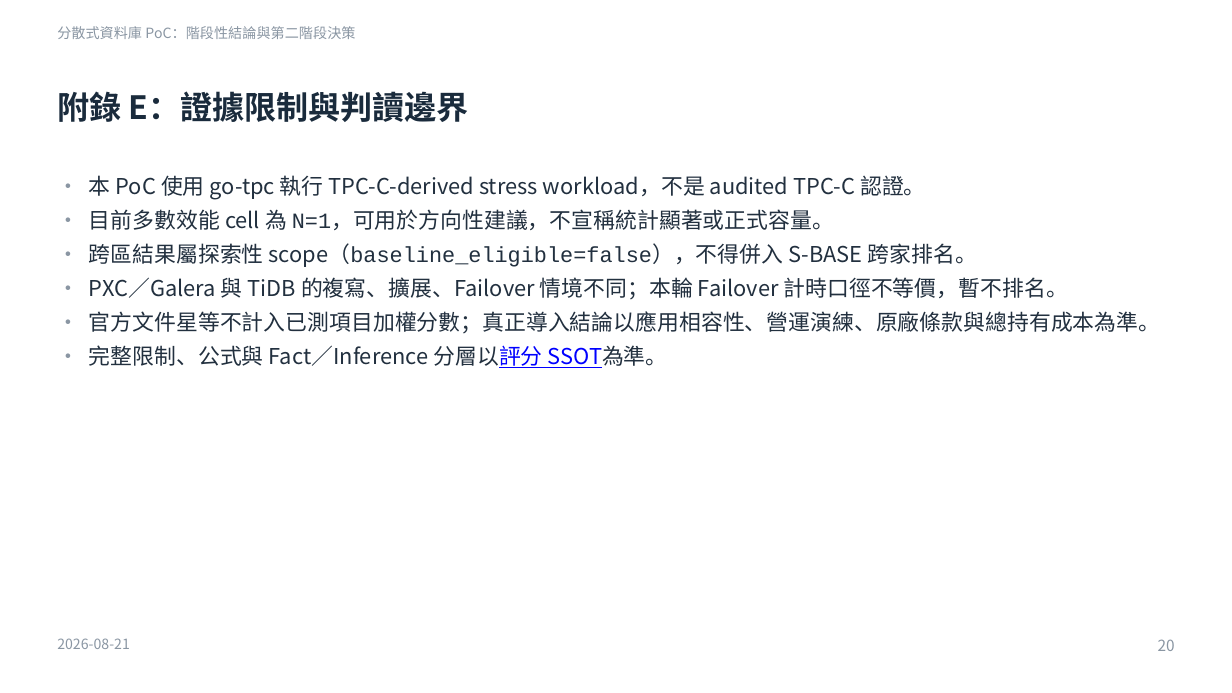
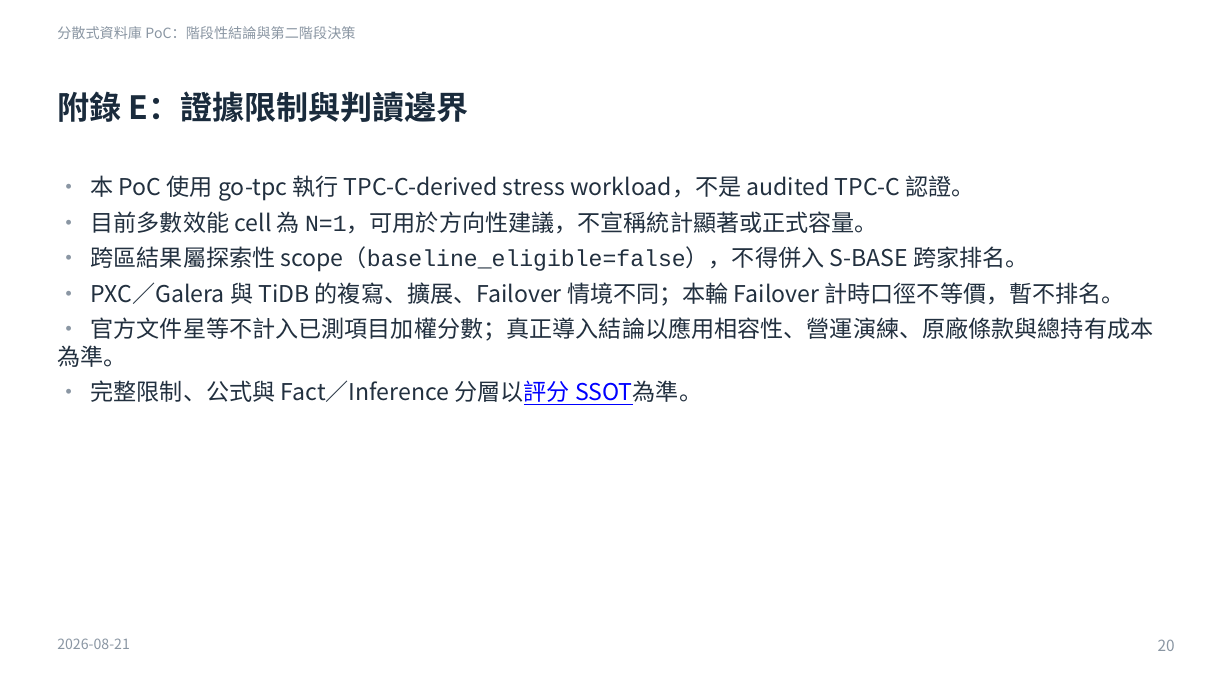
Before and after one commit to heavenruler/dba_career, a slide deck: slide 20 of poc/1_MeetingMinutes/0821_slide.pptx. Drawn at 1232x693 pixels with LibreOffice and Linux fonts; fonts in the diff are those of the drawing. Boxes give left, top, right and bottom in pixels: in the first picture for what was removed or moved away, otherwise in the second. Text is boxed around its words. In the diff, an @@ line names an element or a change of style, - is before the commit and + after.

```diff
--- a/poc/1_MeetingMinutes/0821_slide.pptx
+++ b/poc/1_MeetingMinutes/0821_slide.pptx
@@ text "• 本 PoC 使用 go-tpc ..." at box(57, 175, 1154, 405): size 17 to 18 pt @@
```
Also in this commit, not shown: 16 other slides changed, 1 other file.
